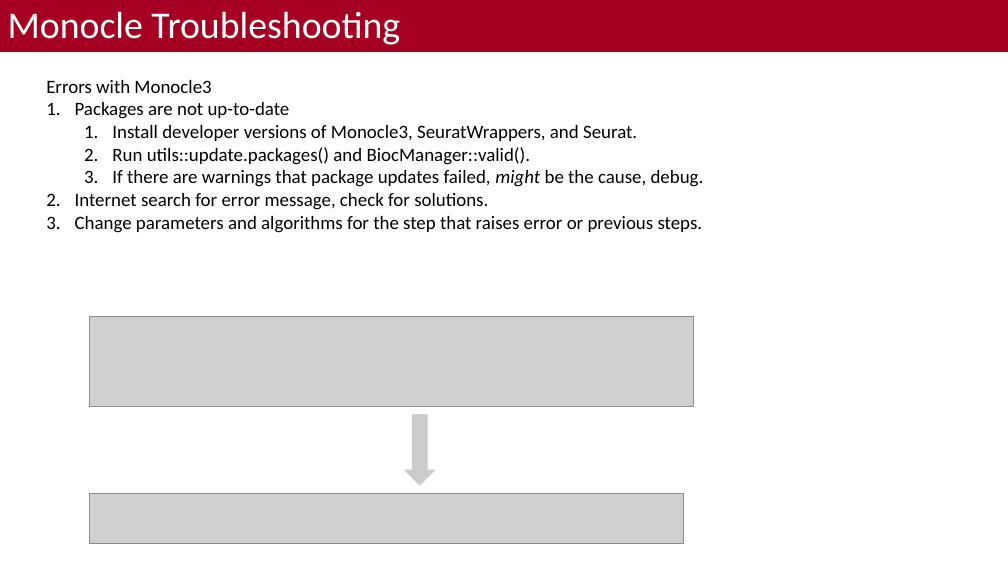
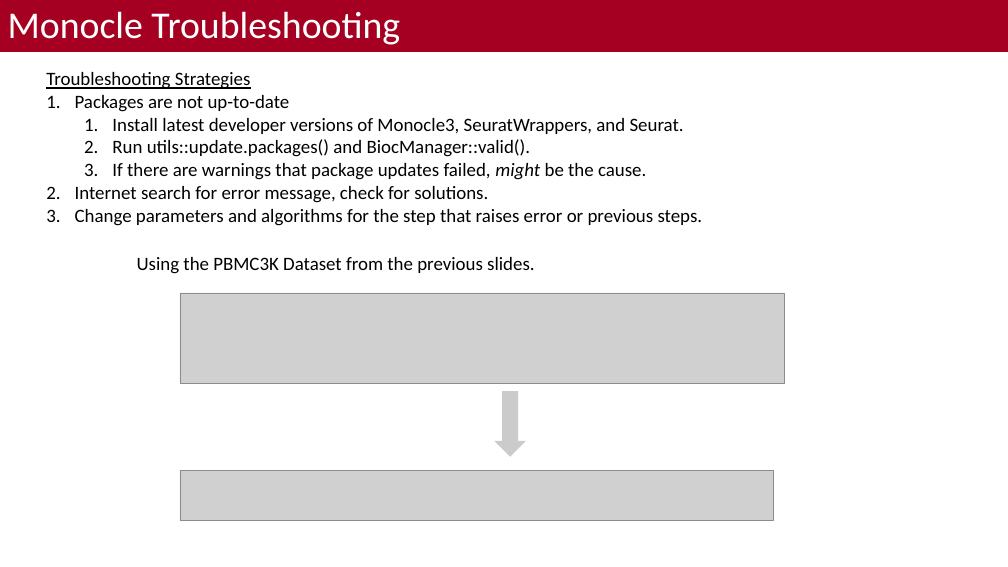
Before and after one commit to bacorli2/scrna_workshop, a slide deck: slide 14 of M6_Monocle_Pseudotime/M5_Monocle_Timeseries.pptx. Drawn at 1008x567 pixels with LibreOffice and Linux fonts; fonts in the diff are those of the drawing; grey boxes stand for pictures; background and template pictures are left out. Boxes give left, top, right and bottom in pixels: in the first picture for what was removed or moved away, otherwise in the second. Text is boxed around its words. In the diff, an @@ line names an element or a change of style, - is before the commit and + after.

```diff
--- a/M6_Monocle_Pseudotime/M5_Monocle_Timeseries.pptx
+++ b/M6_Monocle_Pseudotime/M5_Monocle_Timeseries.pptx
@@ text at box(46, 72, 251, 89): text changed @@
-Errors with Monocle3
+Troubleshooting Strategies
@@ text at box(112, 118, 684, 134): text changed @@
-  1. Install developer versions of Monocle3, SeuratWrappers, and Seurat.
+  1. Install latest developer versions of Monocle3, SeuratWrappers, and Seurat.
@@ text at box(112, 163, 646, 180): text changed @@
-  3. If there are warnings that package updates failed, might be the cause, debug.
+  3. If there are warnings that package updates failed, might be the cause.
@@ text added at box(137, 257, 534, 274), 18 pt, text #000000 @@
+Using the PBMC3K Dataset from the previous slides.
@@ picture: place and size @@
-picture at box(90, 316, 694, 407)
+picture at box(180, 293, 784, 383)
@@ right arrow: place and size @@
-right arrow at box(404, 414, 436, 485)
+right arrow at box(494, 391, 526, 457)
@@ picture: place and size @@
-picture at box(90, 493, 684, 544)
+picture at box(180, 470, 774, 521)
```
Also in this commit, not shown: 3 other slides changed, 1 other file.
